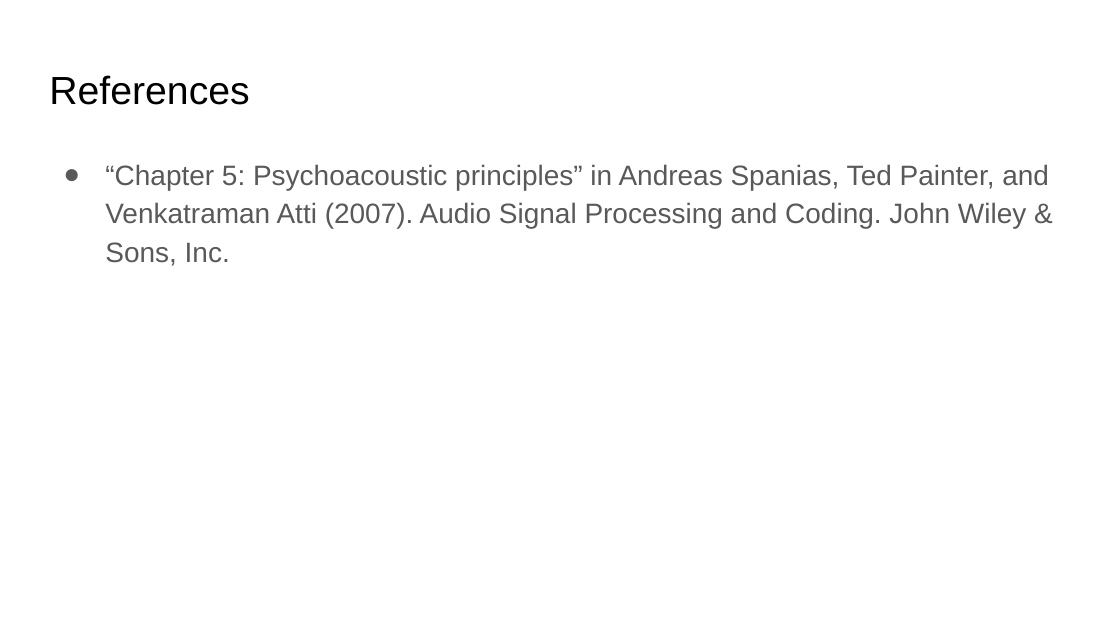
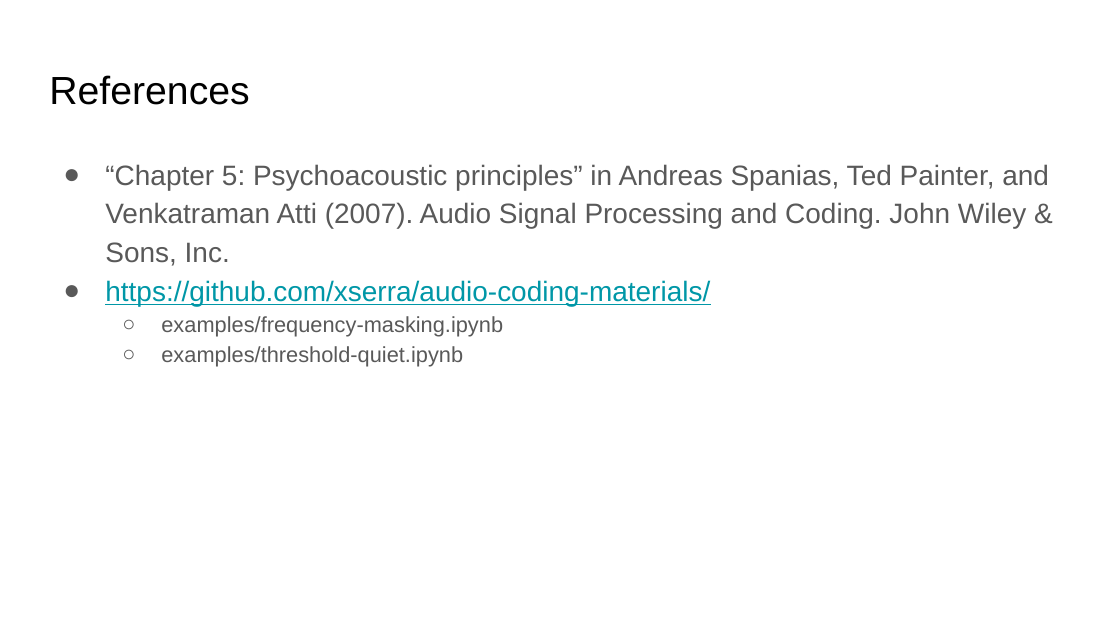
Before and after one commit to xserra/audio-coding-materials, a slide deck: slide 21 of lectures/4. Psychoacoustic principles.pptx (slide 20 before the commit). Drawn at 1120x630 pixels with LibreOffice and Linux fonts; fonts in the diff are those of the drawing. Boxes give left, top, right and bottom in pixels: in the first picture for what was removed or moved away, otherwise in the second. Text is boxed around its words. In the diff, an @@ line names an element or a change of style, - is before the commit and + after.

```diff
--- a/lectures/4. Psychoacoustic principles.pptx
+++ b/lectures/4. Psychoacoustic principles.pptx
@@ text at [105,280,710,367]: paragraphs added @@
+● https://github.com/xserra/audio-coding-materials/
+  ○ examples/frequency-masking.ipynb
+  ○ examples/threshold-quiet.ipynb
```
Also in this commit, not shown: 3 other slides changed, 3 slides added, 2 slides removed, 1 other file.
